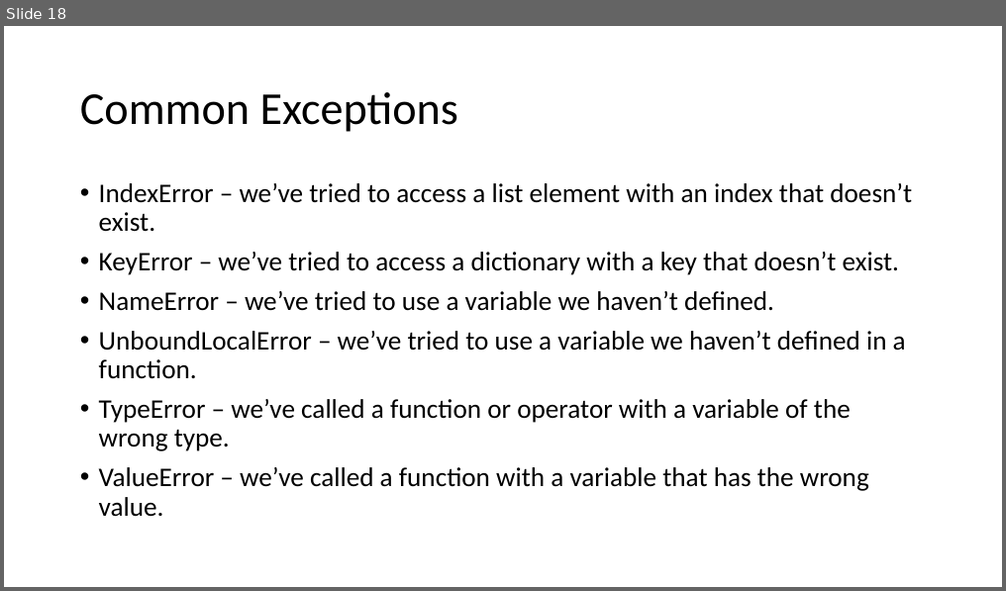
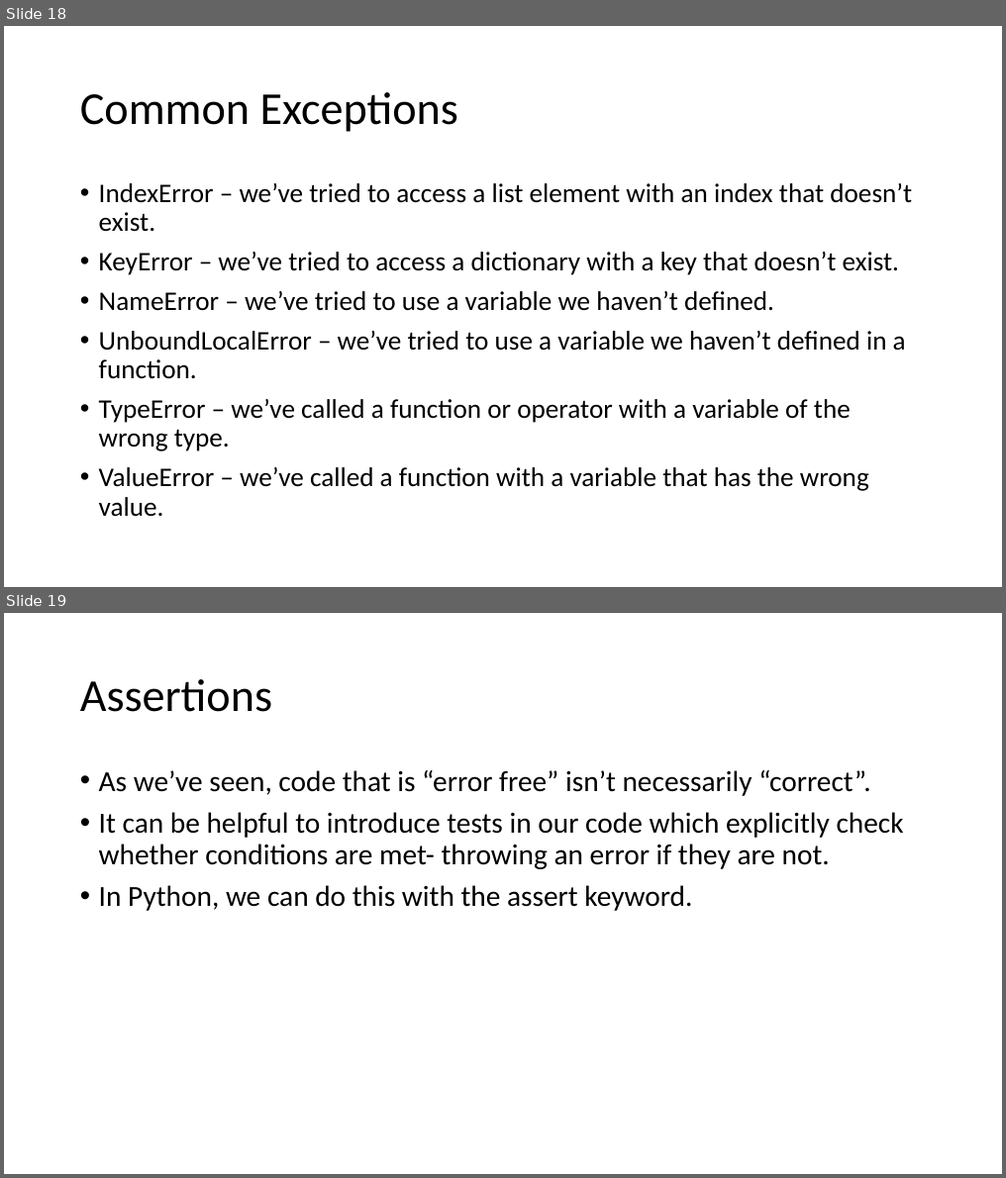
Before and after one commit to engmaths/SEMT10002_2025, a slide deck: Week_13_Consolidation_3_and_Errors/Seminar_6_errors_and_debugging/Errors and Debugging.pptx. Shown one above the other, each under a label of ours: slide 18 before the commit, slides 18 and 19 after it. The pictures are 1006x591 and 1006x1178 pixels, drawn with LibreOffice and Linux fonts; fonts in the diff are those of the drawing. Boxes give left, top, right and bottom in pixels: in the first picture for what was removed or moved away, otherwise in the second. Text is boxed around its words. In the diff, an @@ line names an element or a change of style, - is before the commit and + after.

Commit message:
Updated seminar materials for errors and debugging

```diff
--- a/Week_13_Consolidation_3_and_Errors/Seminar_6_errors_and_debugging/Errors and Debugging.pptx
+++ b/Week_13_Consolidation_3_and_Errors/Seminar_6_errors_and_debugging/Errors and Debugging.pptx
@@ slide 19 added at <box>4,613,1002,1174</box>, background #FFFFFF @@
@@ title added at <box>80,679,272,712</box>, 44 pt, text #000000 @@
+Assertions
@@ text added at <box>99,770,904,911</box>, 28 pt, text #000000 @@
+• As we’ve seen, code that is “error free” isn’t necessarily “correct”.
+• It can be helpful to introduce tests in our code which explicitly check whether conditions are met- throwing an error if they are not.
+• In Python, we can do this with the assert keyword.
```
Also in this commit, not shown: 2 slides changed, 3 other slides added, 3 other files.
